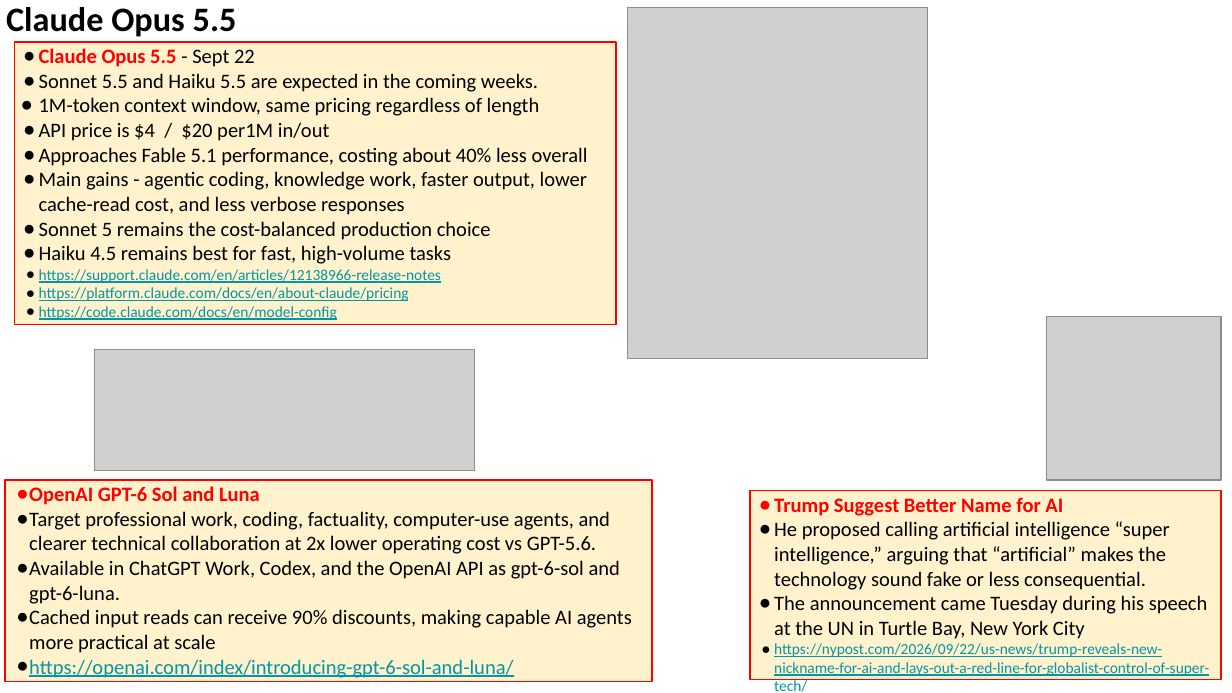
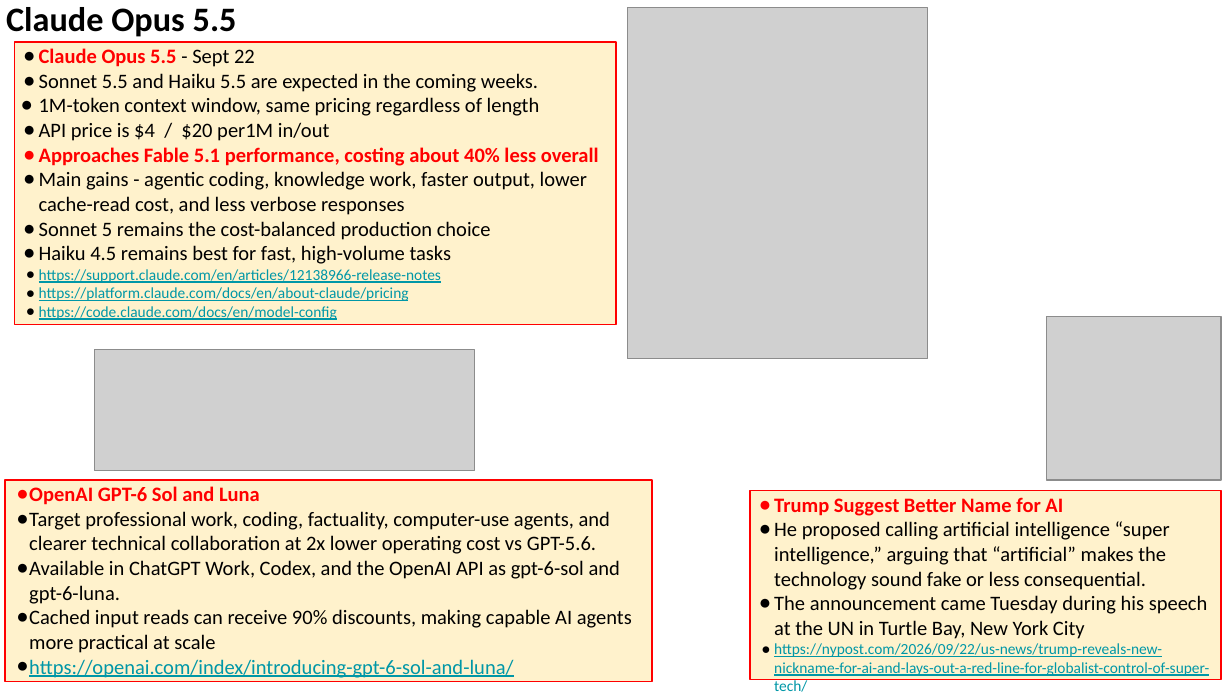
Before and after one commit to lselector/seminar, a slide deck: slide 6 of 2026/2026-09-25-AI-News.pptx. Drawn at 1232x693 pixels with LibreOffice and Linux fonts; fonts in the diff are those of the drawing; grey boxes stand for pictures. Boxes give left, top, right and bottom in pixels: in the first picture for what was removed or moved away, otherwise in the second. Text is boxed around its words. In the diff, an @@ line names an element or a change of style, - is before the commit and + after.

```diff
--- a/2026/2026-09-25-AI-News.pptx
+++ b/2026/2026-09-25-AI-News.pptx
@@ text in rectangle at [39, 147, 599, 166]: text colour #000000 to #FF0000, bold on in "Approaches Fable 5.1 performance, costing about 40% ..."; bullet colour #000000 to #FF0000 @@
```
Also in this commit, not shown: 2 other slides changed, 4 slides added, 7 slides removed.
